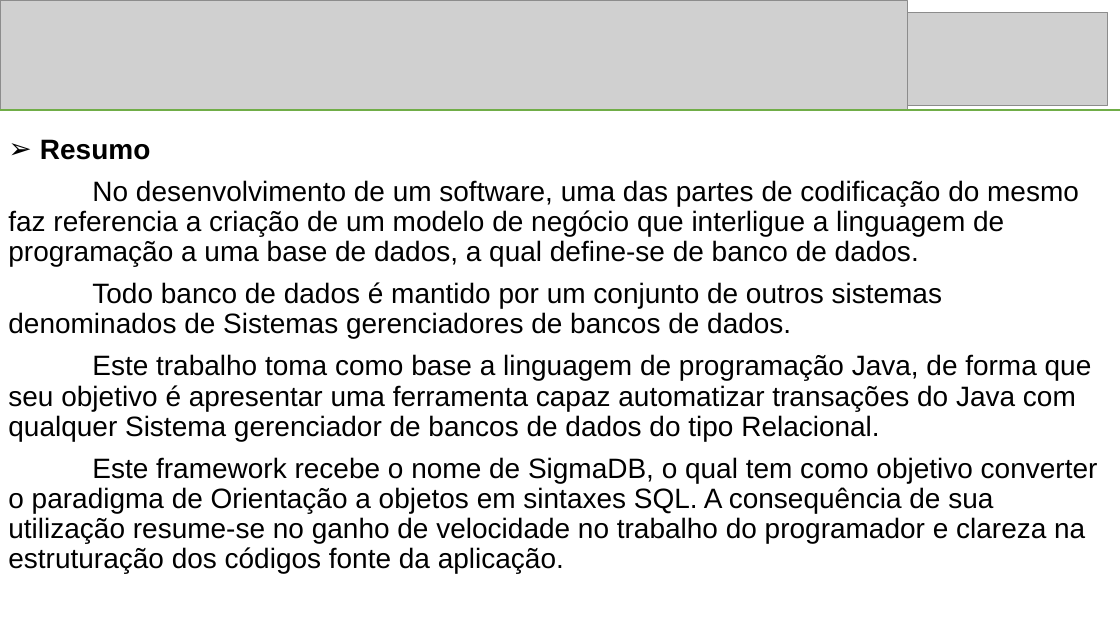
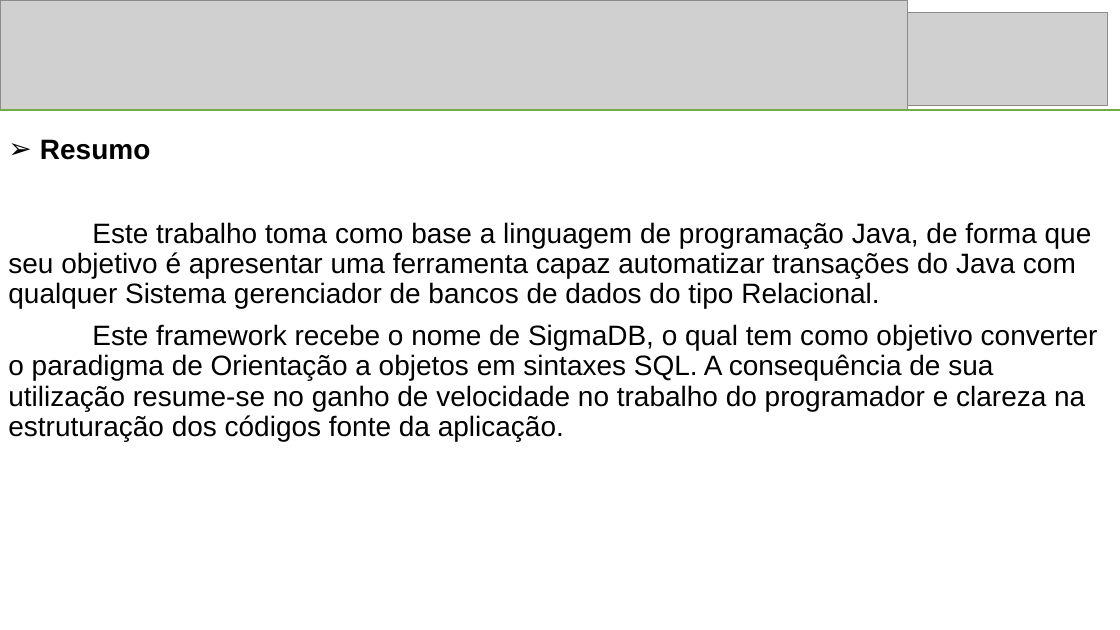
Before and after one commit to iggomesm/TCC, a slide deck: slide 2 of TCC/Apresentação3.pptx. Drawn at 1120x630 pixels with LibreOffice and Linux fonts; fonts in the diff are those of the drawing; grey boxes stand for pictures. Boxes give left, top, right and bottom in pixels: in the first picture for what was removed or moved away, otherwise in the second. Text is boxed around its words. In the diff, an @@ line names an element or a change of style, - is before the commit and + after.

Commit message:
Versão apresentação TCC

```diff
--- a/TCC/Apresentação3.pptx
+++ b/TCC/Apresentação3.pptx
@@ subtitle at [8, 180, 1079, 339]: paragraphs removed @@
-No desenvolvimento de um software, uma das partes de codificação do mesmo faz referencia a criação de um modelo de negócio que interligue a linguagem de programação a uma base de dados, a qual define-se de banco de dados.
-Todo banco de dados é mantido por um conjunto de outros sistemas denominados de Sistemas gerenciadores de bancos de dados.
```
Also in this commit, not shown: 4 other files.
